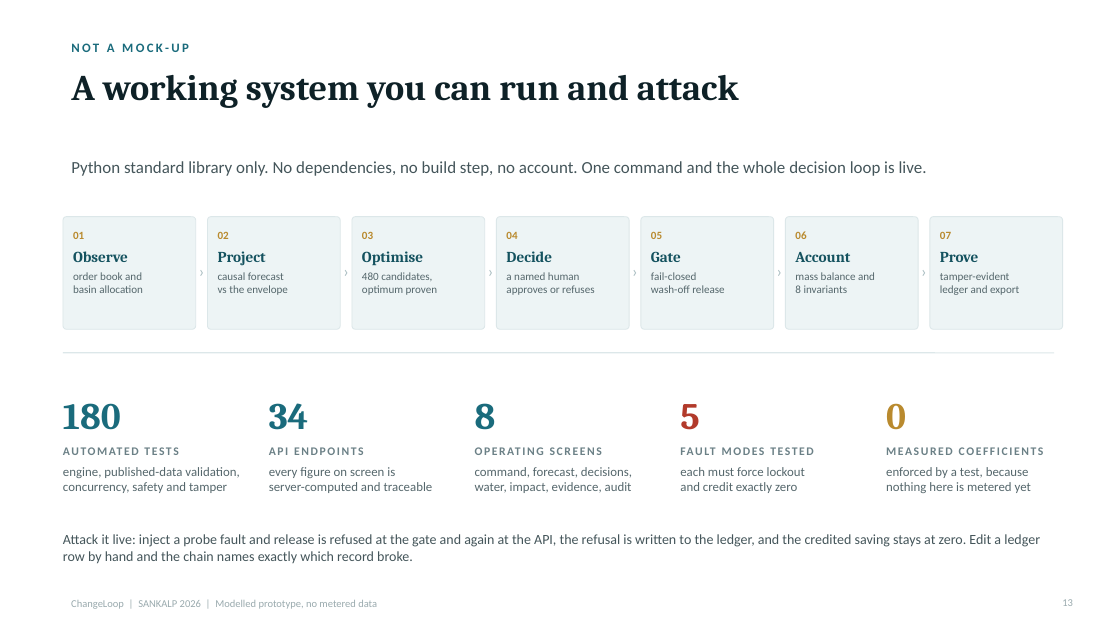
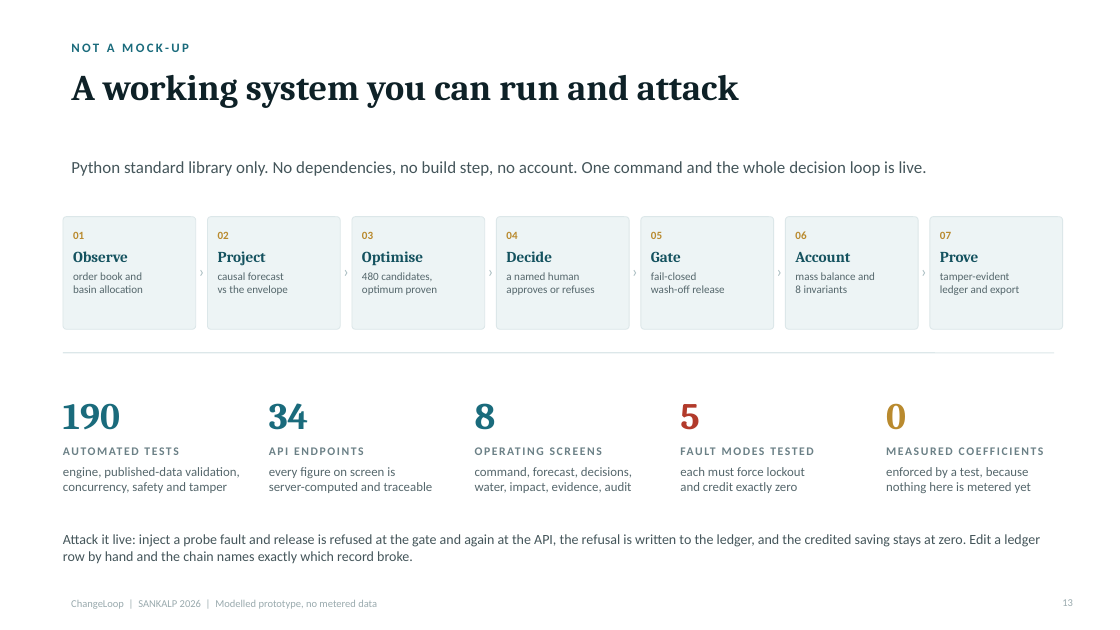
Before and after one commit to shoryamittal/Changeloop-water-intelligence-, a slide deck: slide 13 of submission/ChangeLoop_SANKALP_2026.pptx. Drawn at 1120x630 pixels with LibreOffice and Linux fonts; fonts in the diff are those of the drawing. Boxes give left, top, right and bottom in pixels: in the first picture for what was removed or moved away, otherwise in the second. Text is boxed around its words. In the diff, an @@ line names an element or a change of style, - is before the commit and + after.

```diff
--- a/submission/ChangeLoop_SANKALP_2026.pptx
+++ b/submission/ChangeLoop_SANKALP_2026.pptx
@@ text at bbox=[63, 403, 120, 430]: text changed @@
-180
+190
```
Also in this commit, not shown: 5 other slides changed, 32 other files.
